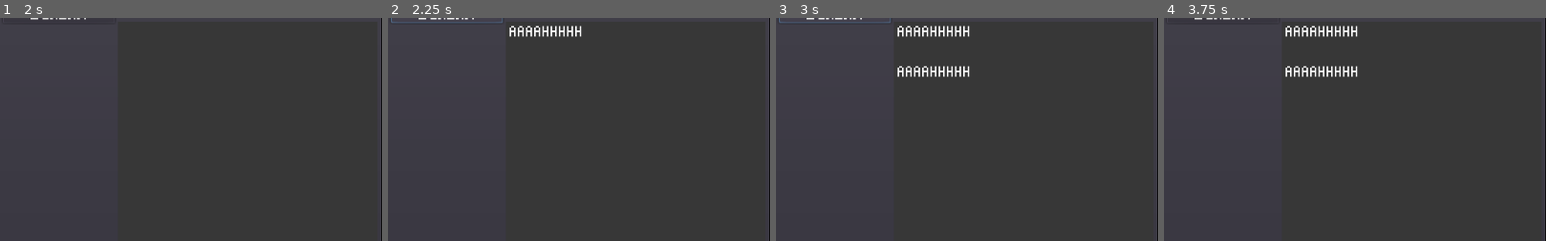
Above: before the commit, frames 1-4 (left to right).
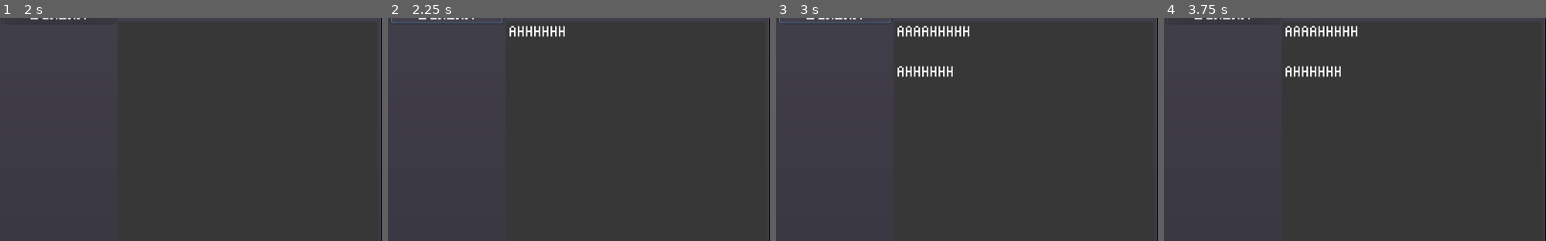
Above: after the commit, the same moments.

Repository: AngelOnFira/ludum-50
Game: Godot game, scene res://Scenes/Menu.tscn
The game is run twice, just before and just after one commit, with the same random seed, the same clock (stepped at 60 frames per second) and the same inputs.
Inputs:
- Up to frame 1 (2 s): click "Start" at 0.5 s; click "Continue" at 1.25 s
- Up to frame 2 (2.25 s): click "Scream" at 2 s
- Up to frame 3 (3 s): click "Scream" at 2.75 s
- Up to frame 4 (3.75 s): click "Continue" at 3.5 s
The pictures show only the part of the screen within x 0-50%, y 27-77%; the shares and areas given below are measured in that part.

Frame 1 is identical in both runs. In frame 2, 0.2% of the frame differs, in the area x 34-51%, y 3-9%; in frame 3, 0.2%; in frame 4, 0.2%.

Commit message:
Fixed explore

Diff:
--- a/Scenes/Main.tscn
+++ b/Scenes/Main.tscn
@@ -316,7 +316,7 @@
 [node name="Explore" type="Button" parent="MainScreenDivision/LeftSide/LeftSidePanel/TabContainer/Actions/HBoxContainer/LeftPanel"]
 visible = false
 margin_top = 26.0
-margin_right = 100.0
+margin_right = 150.0
 margin_bottom = 48.0
 custom_fonts/font = ExtResource( 7 )
 text = "Explore"
--- a/Scripts/Actions.gd
+++ b/Scripts/Actions.gd
@@ -1,6 +1,7 @@
 extends Tabs
 
 ### Automatic References Start ###
+onready var _explore: Button = $HBoxContainer/LeftPanel/Explore
 onready var _hide_log: RichTextLabel = $HBoxContainer/VBoxContainer/LogBG/HideLog
 ### Automatic References Stop ###
 
@@ -64,19 +65,23 @@
 	var story = ""
 
 	# Check if we're at the end
-	if blackboard.try_to_survive_story_index >= len(blackboard.try_to_survive_story):
-		story = "You've already found the TekShop!"
+	if blackboard.try_to_survive_story_index >= blackboard.explore_length:
+		pass
 	else:
 		# Add the current survive story to the log
-		var story_string = blackboard.try_to_survive_story[blackboard.try_to_survive_story_index]
 		var story_progress = blackboard.try_to_survive_story_index
-		var story_len = len(blackboard.try_to_survive_story)
-		story = story_string + "\n (" + str(story_progress) + "/" + str(story_len) + ")"
+		var story_list = blackboard.try_to_survive_story
+		var story_string = story_list[randi() % story_list.size()]
+
+		story = "(" + str(story_progress) + "/" + str(blackboard.explore_length) + ") " + story_string
 
 	# If we're right at the end
-	if blackboard.try_to_survive_story_index == len(blackboard.try_to_survive_story):
+	if blackboard.try_to_survive_story_index == blackboard.explore_length:
 		# Show the TekShop tab
 		blackboard.emit_signal("show_tab", 1)
+
+		# Disable the explore button
+		_explore.disabled = true
 
 		# End the tutorial
 		blackboard.tutorial = false
@@ -114,5 +119,4 @@
 		"PLEASE NOOOOO",
 		"WHYYYYY",
 	]
-	print(scream_lines[randi() % scream_lines.size()])
 	insert_log(scream_lines[randi() % scream_lines.size()])
--- a/Scripts/Blackboard.gd
+++ b/Scripts/Blackboard.gd
@@ -15,6 +15,7 @@
 
 # Story variables
 var game_loop = 0
+var explore_length = 25
 
 # Total time added from things that aren't in the character's memory
 var total_added_seconds_ephemeral = 0.0
@@ -29,34 +30,9 @@
 # Survive story
 var try_to_survive_story_index = 0
 var try_to_survive_story = [
-	"You look around you, and don't find much of use. Better keep searching!",
-	"You see the mall off in the distance.",
-	"You run down the street.",
-	"You keep running down the street.",
-	"You keep running down the street. (It's getting closer!)",
-	"You keep running down the street.",
-	"You keep running down the street.",
-	"You keep running down the street.",
-	"You keep running down the street. (Just a bit further!)",
-	"You keep running down the street.",
-	"You keep running down the street.",
-	"You keep running down the street.",
-	"You keep running down the street.",
-	"You keep running down the street.",
-	"You keep running down the street.",
-	"You keep running down the street.",
-	"You keep running down the street.",
-	"You keep running down the street. (You're really close!)",
-	"You keep running down the street.",
-	"You keep running down the street.",
-	"You keep running down the street.",
-	"You keep running down the street.",
-	"You keep running down the street.",
-	"You keep running down the street.",
-	"You keep running down the street.",
-	"You enter the mall.",
-	"You start looking at stores",
-	"You find the TekShop!",
+	"Nothing here...",
+	"A... rock?",
+	"It's the local pizza shop!",
 ]
 
 func _ready():
